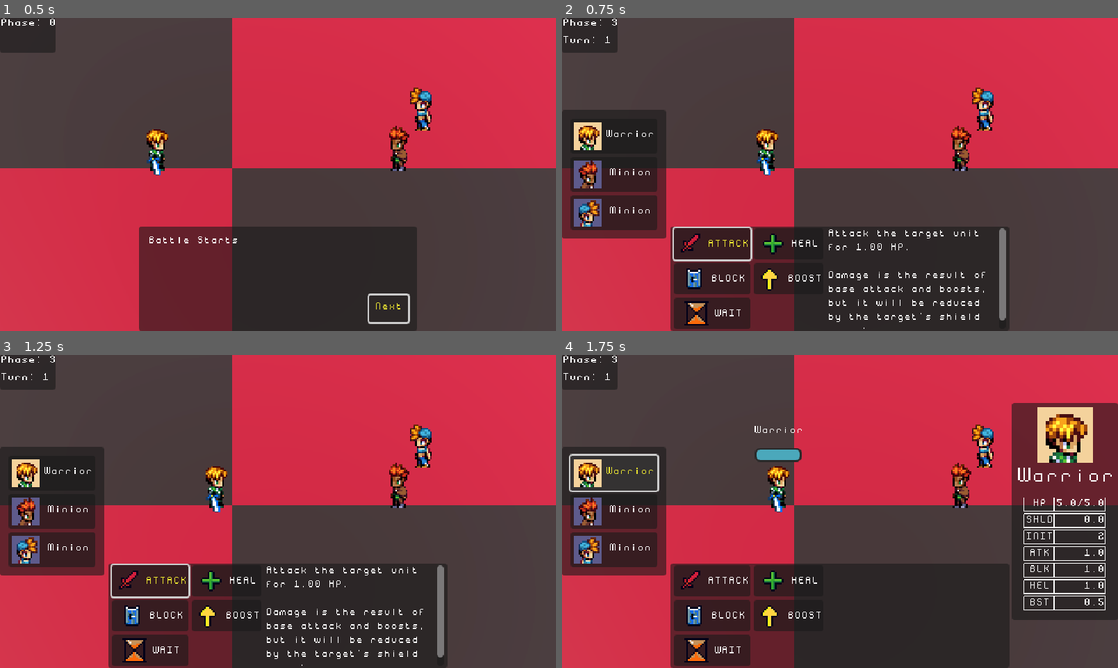
Above: before the commit, frames 1-4 (two rows, left to right).
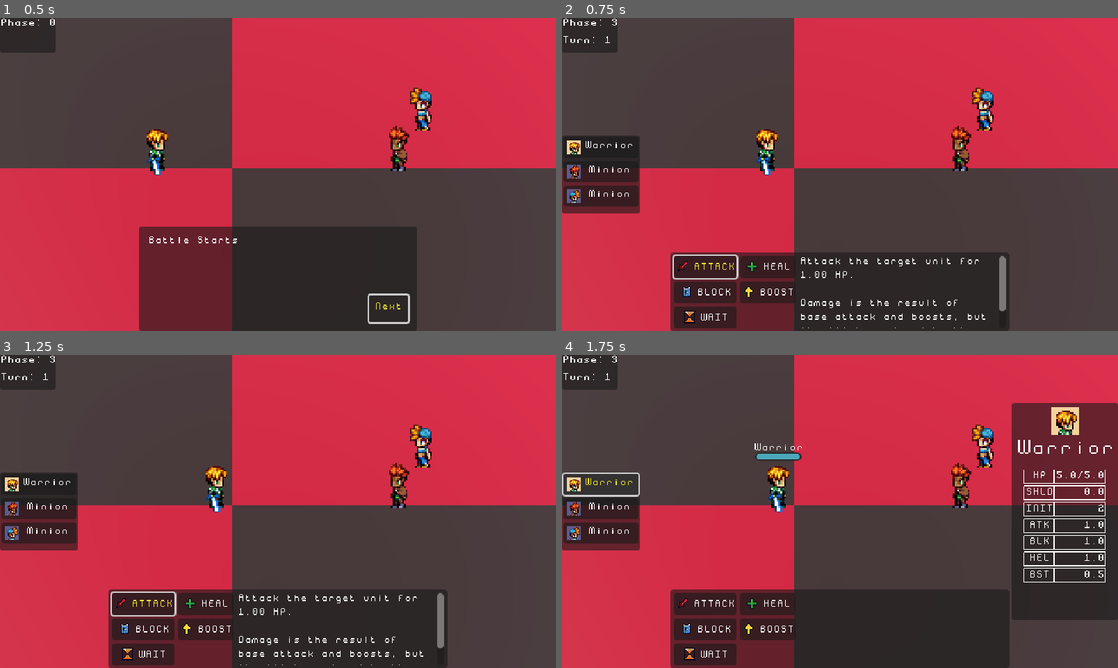
Above: after the commit, the same moments.

Repository: NicolaMigliore/medieval-battles
Game: Godot game, scene res://game_scenes/battle_scene.tscn
Same seed, same stepped clock (60 frames per second), same inputs: the game is played once before the commit and once after it. This scene is started directly instead of the project's main scene.
Inputs:
- Up to frame 1 (0.5 s): no input
- Up to frame 2 (0.75 s): click "Next" at 0.5 s
- Up to frame 3 (1.25 s): no input
- Up to frame 4 (1.75 s): click "Warrior" at 1.25 s

Frame 1 is identical in both runs. In frame 2, 14% of the frame differs, in the area x 0-81%, y 29-100%; in frame 3, 14%; in frame 4, 16%, in the area x 0-99%, y 16-100%.

Commit message:
dev: reworked battle ui to better fit in the 640x360 resolution

Diff:
--- a/UI/character_info_panel/character_info_panel.tscn
+++ b/UI/character_info_panel/character_info_panel.tscn
@@ -28,7 +28,7 @@
 layout_mode = 2
 
 [node name="TextureRect" type="TextureRect" parent="MarginContainer/VBoxContainer"]
-custom_minimum_size = Vector2(64, 64)
+custom_minimum_size = Vector2(32, 32)
 layout_mode = 2
 size_flags_horizontal = 4
 texture = ExtResource("2_3e4hc")
--- a/UI/character_portrait.tscn
+++ b/UI/character_portrait.tscn
@@ -1,11 +1,14 @@
 [gd_scene load_steps=3 format=3 uid="uid://cdp47wjjs53rf"]
 
 [ext_resource type="Script" uid="uid://dg3xu0q5mjjy1" path="res://UI/character_portrait.gd" id="1_ipo3g"]
-[ext_resource type="Texture2D" uid="uid://dv1yt5cbvykb6" path="res://entities/cultist-minion/cultist-minion-portrait.png" id="2_xq31h"]
+[ext_resource type="Texture2D" uid="uid://cclcknbhmomut" path="res://entities/character/character-portrait.png" id="1_xq31h"]
 
 [node name="CharacterPortrait" type="Button"]
-offset_right = 105.0
-offset_bottom = 31.0
+custom_minimum_size = Vector2(0, 20)
+offset_right = 90.0
+offset_bottom = 24.0
+theme_override_constants/h_separation = 2
+theme_override_font_sizes/font_size = 7
 text = "Character"
-icon = ExtResource("2_xq31h")
+icon = ExtResource("1_xq31h")
 script = ExtResource("1_ipo3g")
--- a/UI/hp_bar/hp_bar.tscn
+++ b/UI/hp_bar/hp_bar.tscn
@@ -35,7 +35,7 @@
 offset_left = -20.0
 offset_top = -20.0
 offset_right = 20.0
-offset_bottom = 20.0
+offset_bottom = 5.0
 grow_horizontal = 2
 grow_vertical = 2
 script = ExtResource("1_04nki")
@@ -50,6 +50,7 @@
 offset_bottom = 23.0
 grow_horizontal = 2
 text = "NAME"
+horizontal_alignment = 1
 
 [node name="ProgressBar" type="ProgressBar" parent="."]
 custom_minimum_size = Vector2(50, 0)
@@ -62,6 +63,7 @@
 offset_left = -25.0
 offset_top = -12.0
 offset_right = 25.0
+offset_bottom = -6.0
 grow_horizontal = 2
 grow_vertical = 0
 tooltip_text = "HP:"
--- a/UI/icon_button/icon_button.tscn
+++ b/UI/icon_button/icon_button.tscn
@@ -3,7 +3,7 @@
 [ext_resource type="Script" uid="uid://dwct0yag6it0a" path="res://UI/icon_button/icon_button.gd" id="1_5fdfi"]
 
 [node name="IconButton" type="Button"]
-custom_minimum_size = Vector2(42, 32)
+custom_minimum_size = Vector2(37, 36)
 offset_right = 8.0
 offset_bottom = 8.0
 script = ExtResource("1_5fdfi")
@@ -23,11 +23,14 @@
 [node name="BoxContainer" type="BoxContainer" parent="MarginContainer"]
 layout_mode = 2
 mouse_filter = 2
+theme_override_constants/separation = 0
 alignment = 1
 
 [node name="TextureRect" type="TextureRect" parent="MarginContainer/BoxContainer"]
 custom_minimum_size = Vector2(32, 32)
 layout_mode = 2
+size_flags_horizontal = 4
+size_flags_vertical = 4
 mouse_filter = 2
 stretch_mode = 5
 
@@ -37,4 +40,6 @@
 
 [node name="Label" type="Label" parent="MarginContainer/BoxContainer/MarginContainer"]
 layout_mode = 2
-theme_override_colors/font_color = Color(1, 1, 1, 1)
+size_flags_horizontal = 4
+theme_override_colors/font_color = Color(0.875, 0.875, 0.875, 1)
+theme_override_font_sizes/font_size = 7
--- a/game_scenes/battle_manager.gd
+++ b/game_scenes/battle_manager.gd
@@ -472,7 +472,7 @@
 	for comb in _combatants:
 		var pos: Vector2 = camera.unproject_position(comb.character.global_position)
 		var control_centering_offset:Vector2 = Vector2(-20,-20)
-		var character_offset:Vector2 = Vector2(0,-75)
+		var character_offset:Vector2 = Vector2(0,-55)
 		pos = pos + control_centering_offset + character_offset
 		battle_ui.sync_bar_position(comb.idx, pos)
 
--- a/game_scenes/battle_scene.tscn
+++ b/game_scenes/battle_scene.tscn
@@ -12,6 +12,7 @@
 [ext_resource type="Texture2D" uid="uid://c2kq1qjqsedmc" path="res://UI/action-icons/wait-icon.png" id="10_wqxba"]
 [ext_resource type="PackedScene" uid="uid://swdfxrgwjexi" path="res://UI/icon_button/icon_button.tscn" id="11_k3wpr"]
 [ext_resource type="PackedScene" uid="uid://bywwgl3o4wpaw" path="res://UI/character_info_panel/character_info_panel.tscn" id="11_msidb"]
+[ext_resource type="PackedScene" uid="uid://cdp47wjjs53rf" path="res://UI/character_portrait.tscn" id="13_wqxba"]
 
 [sub_resource type="Environment" id="Environment_pavr6"]
 background_mode = 2
@@ -94,6 +95,7 @@
 script = ExtResource("5_pavr6")
 
 [node name="DialogPanel" type="PanelContainer" parent="UI/BattleUI"]
+visible = false
 custom_minimum_size = Vector2(320, 120)
 layout_mode = 1
 anchors_preset = 7
@@ -135,16 +137,16 @@
 flat = true
 
 [node name="PickActionPanel" type="Panel" parent="UI/BattleUI"]
-custom_minimum_size = Vector2(390, 120)
+custom_minimum_size = Vector2(390, 90)
 layout_mode = 1
 anchors_preset = 7
 anchor_left = 0.5
 anchor_top = 1.0
 anchor_right = 0.5
 anchor_bottom = 1.0
-offset_left = -20.0
-offset_top = -40.0
-offset_right = 20.0
+offset_left = -195.0
+offset_top = -80.0
+offset_right = 195.0
 grow_horizontal = 2
 grow_vertical = 0
 
@@ -169,44 +171,44 @@
 columns = 2
 
 [node name="AttackButton" parent="UI/BattleUI/PickActionPanel/MarginContainer/HBoxContainer/GridContainer" instance=ExtResource("11_k3wpr")]
-custom_minimum_size = Vector2(89, 32)
+custom_minimum_size = Vector2(60, 20)
 layout_mode = 2
 icon_texture = ExtResource("6_e7vad")
+icon_size = Vector2i(16, 16)
 label_text = "ATTACK"
-min_size = Vector2(80, 32)
-vertical_layout = false
+min_size = Vector2(60, 16)
 
 [node name="HealButton" parent="UI/BattleUI/PickActionPanel/MarginContainer/HBoxContainer/GridContainer" instance=ExtResource("11_k3wpr")]
-custom_minimum_size = Vector2(73, 32)
+custom_minimum_size = Vector2(60, 20)
 layout_mode = 2
 icon_texture = ExtResource("7_6k1j2")
+icon_size = Vector2i(16, 16)
 label_text = "HEAL"
-min_size = Vector2(80, 36)
-vertical_layout = false
+min_size = Vector2(60, 16)
 
 [node name="BlockButton" parent="UI/BattleUI/PickActionPanel/MarginContainer/HBoxContainer/GridContainer" instance=ExtResource("11_k3wpr")]
-custom_minimum_size = Vector2(81, 32)
+custom_minimum_size = Vector2(60, 20)
 layout_mode = 2
 icon_texture = ExtResource("8_msidb")
+icon_size = Vector2i(16, 16)
 label_text = "BLOCK"
-min_size = Vector2(80, 36)
-vertical_layout = false
+min_size = Vector2(60, 16)
 
 [node name="BoostButton" parent="UI/BattleUI/PickActionPanel/MarginContainer/HBoxContainer/GridContainer" instance=ExtResource("11_k3wpr")]
-custom_minimum_size = Vector2(81, 32)
+custom_minimum_size = Vector2(60, 20)
 layout_mode = 2
 icon_texture = ExtResource("9_k3wpr")
+icon_size = Vector2i(16, 16)
 label_text = "BOOST"
-min_size = Vector2(80, 36)
-vertical_layout = false
+min_size = Vector2(60, 16)
 
 [node name="WaitButton" parent="UI/BattleUI/PickActionPanel/MarginContainer/HBoxContainer/GridContainer" instance=ExtResource("11_k3wpr")]
-custom_minimum_size = Vector2(73, 32)
+custom_minimum_size = Vector2(60, 20)
 layout_mode = 2
 icon_texture = ExtResource("10_wqxba")
+icon_size = Vector2i(16, 16)
 label_text = "WAIT"
-min_size = Vector2(80, 36)
-vertical_layout = false
+min_size = Vector2(60, 16)
 
 [node name="ActionDescriptionLabel" type="RichTextLabel" parent="UI/BattleUI/PickActionPanel/MarginContainer/HBoxContainer"]
 layout_mode = 2
@@ -230,22 +232,49 @@
 
 [node name="MarginContainer" type="MarginContainer" parent="UI/BattleUI/CharacterInitiativePanel"]
 layout_mode = 2
-theme_override_constants/margin_left = 10
-theme_override_constants/margin_top = 10
-theme_override_constants/margin_right = 10
-theme_override_constants/margin_bottom = 10
+theme_override_constants/margin_left = 2
+theme_override_constants/margin_top = 2
+theme_override_constants/margin_right = 2
+theme_override_constants/margin_bottom = 2
 
 [node name="RemainingVBox" type="VBoxContainer" parent="UI/BattleUI/CharacterInitiativePanel/MarginContainer"]
+visible = false
 layout_mode = 2
 theme_override_constants/separation = 10
 
 [node name="VSplitContainer" type="VSplitContainer" parent="UI/BattleUI/CharacterInitiativePanel/MarginContainer"]
+visible = false
 layout_mode = 2
 
 [node name="ActedVBox" type="VBoxContainer" parent="UI/BattleUI/CharacterInitiativePanel/MarginContainer"]
+visible = false
 layout_mode = 2
 
 [node name="VBoxContainer" type="VBoxContainer" parent="UI/BattleUI/CharacterInitiativePanel/MarginContainer"]
+layout_mode = 2
+
+[node name="CharacterPortrait" parent="UI/BattleUI/CharacterInitiativePanel/MarginContainer/VBoxContainer" instance=ExtResource("13_wqxba")]
+layout_mode = 2
+
+[node name="CharacterPortrait2" parent="UI/BattleUI/CharacterInitiativePanel/MarginContainer/VBoxContainer" instance=ExtResource("13_wqxba")]
+layout_mode = 2
+
+[node name="CharacterPortrait3" parent="UI/BattleUI/CharacterInitiativePanel/MarginContainer/VBoxContainer" instance=ExtResource("13_wqxba")]
+layout_mode = 2
+
+[node name="CharacterPortrait4" parent="UI/BattleUI/CharacterInitiativePanel/MarginContainer/VBoxContainer" instance=ExtResource("13_wqxba")]
+layout_mode = 2
+
+[node name="CharacterPortrait5" parent="UI/BattleUI/CharacterInitiativePanel/MarginContainer/VBoxContainer" instance=ExtResource("13_wqxba")]
+layout_mode = 2
+
+[node name="CharacterPortrait6" parent="UI/BattleUI/CharacterInitiativePanel/MarginContainer/VBoxContainer" instance=ExtResource("13_wqxba")]
+layout_mode = 2
+
+[node name="CharacterPortrait7" parent="UI/BattleUI/CharacterInitiativePanel/MarginContainer/VBoxContainer" instance=ExtResource("13_wqxba")]
+layout_mode = 2
+
+[node name="CharacterPortrait8" parent="UI/BattleUI/CharacterInitiativePanel/MarginContainer/VBoxContainer" instance=ExtResource("13_wqxba")]
 layout_mode = 2
 
 [node name="DebugPanel" type="PanelContainer" parent="UI/BattleUI"]
Binary file changed: entities/bard/bard-1-portrait.png
Binary file changed: entities/bard/bard-2-portrait.png
Binary file changed: entities/bard/bard-3-portrait.png
Binary file changed: entities/bard/bard-4-portrait.png
Binary file changed: entities/bard/special_orcbard-1-portrait.png
Binary file changed: entities/berserker/berserker-1-portrait.png
Binary file changed: entities/berserker/berserker-2-portrait.png
Binary file changed: entities/berserker/berserker-3-portrait.png
Binary file changed: entities/berserker/berserker-4-portrait.png
Binary file added: entities/character/character-portrait.png
Not shown, added: entities/character/character-portrait.png.import
Binary file changed: entities/mage/mage-1-portrait.png
(and 16 more such lines)
